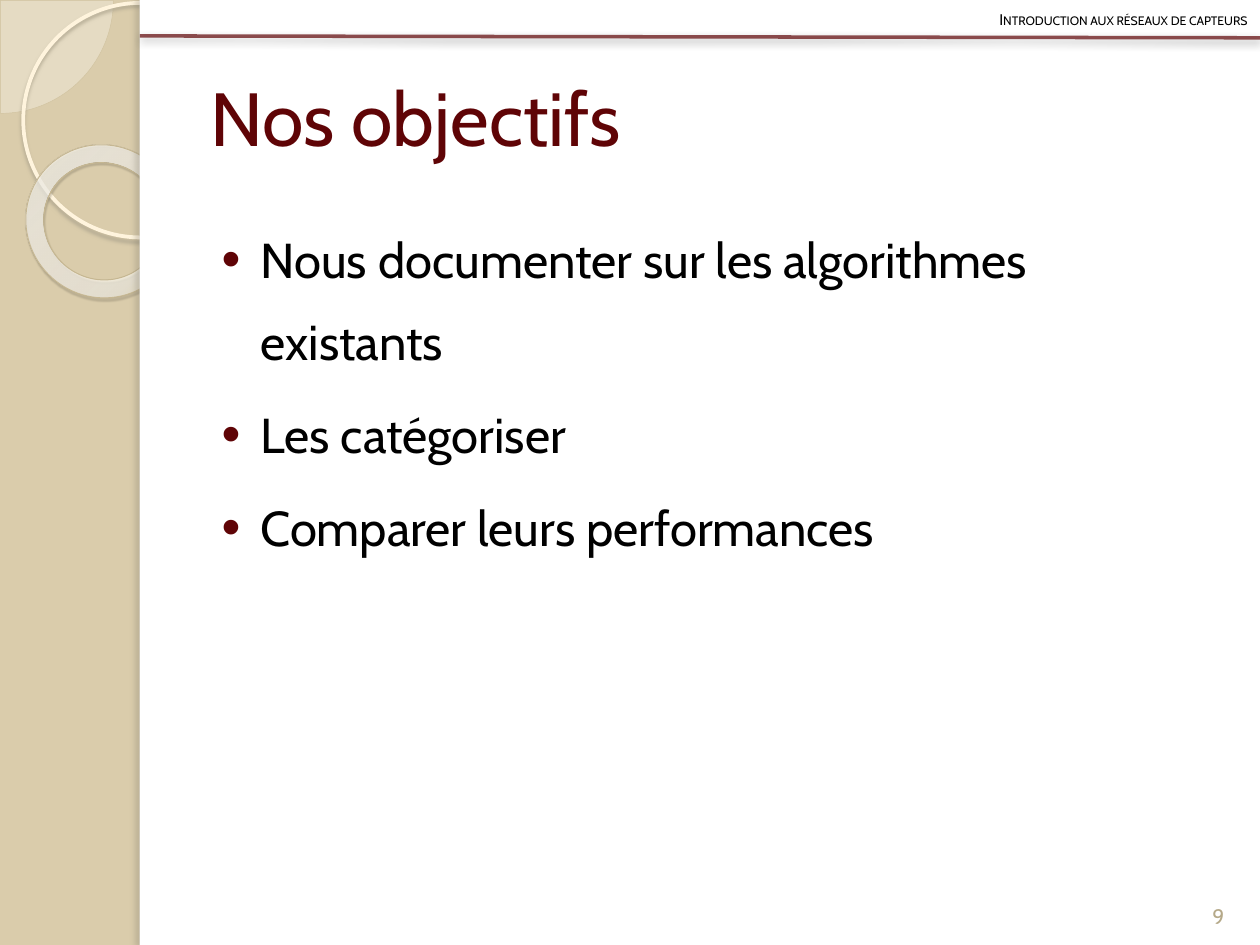
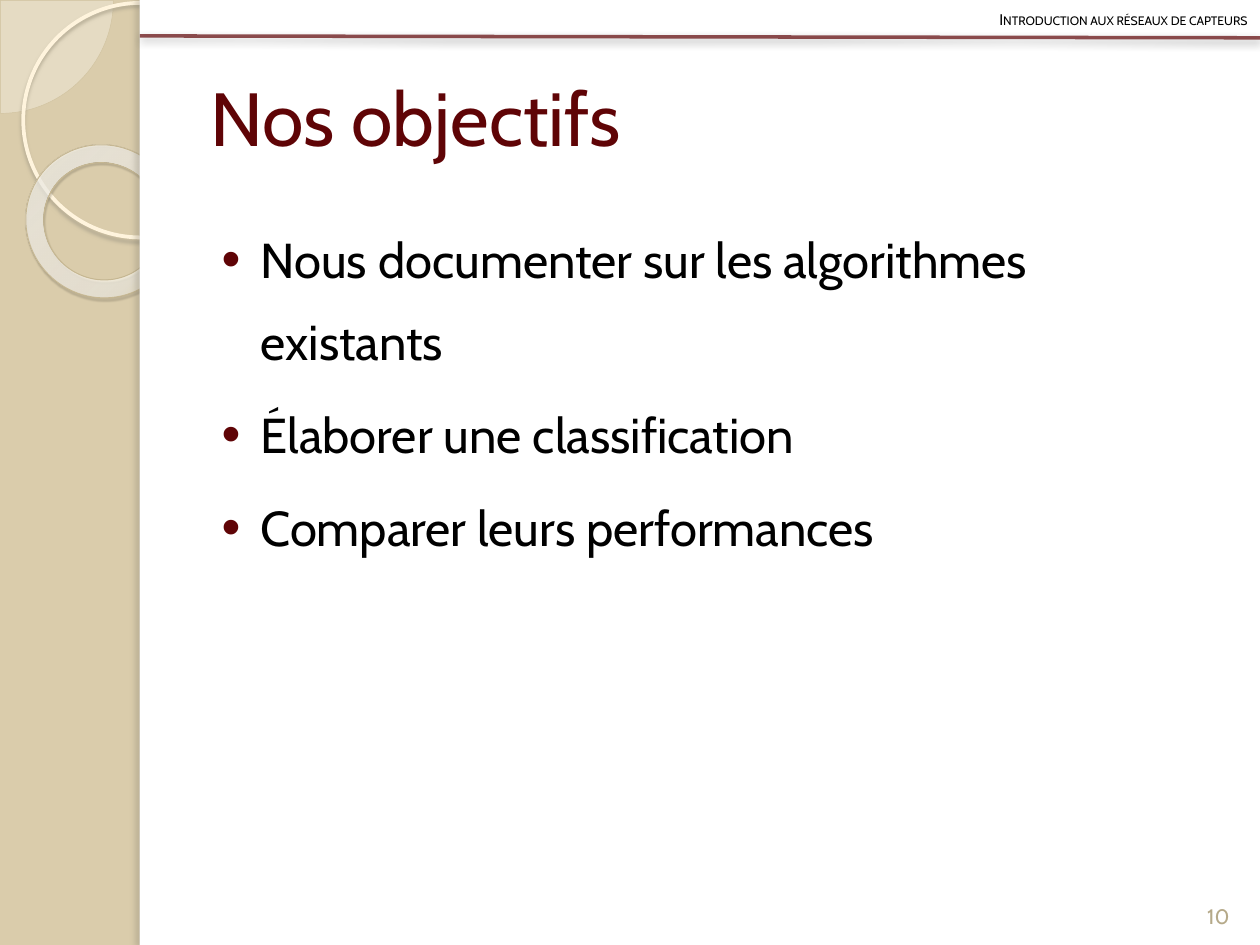
Before and after one commit to Patre/Energy-saving-in-sensors--networks, a slide deck: slide 10 of Redaction/Presentation/pres.pptx (slide 9 before the commit). Drawn at 1260x945 pixels with LibreOffice and Linux fonts; fonts in the diff are those of the drawing. Boxes give left, top, right and bottom in pixels: in the first picture for what was removed or moved away, otherwise in the second. Text is boxed around its words. In the diff, an @@ line names an element or a change of style, - is before the commit and + after.

```diff
--- a/Redaction/Presentation/pres.pptx
+++ b/Redaction/Presentation/pres.pptx
@@ text at (261, 412, 794, 454): text changed @@
-• Les catégoriser
+• Élaborer une classification
@@ page number at (1207, 909, 1229, 924): text changed @@
-9
+10
```
Also in this commit, not shown: 4 other slides changed, 9 slides added, 1 slide removed, 1 other file.
